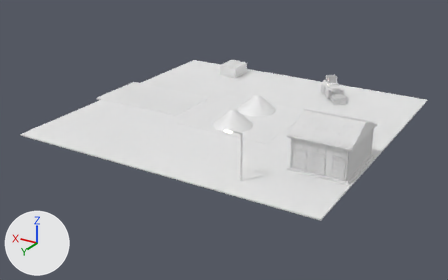
One commit to the FBX model Assets/Art/KayseriIsland/Models/Diamond/Phase1/Depot_P1.fbx: the scene before it, then after it.
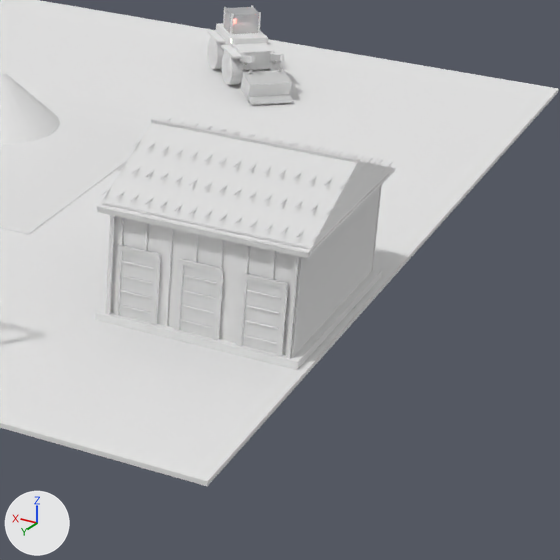
Old and new are each drawn whole from a 50 mm camera at (-208.8, 124.8, 67.3) aimed at (-136.9, 5.1, 7.4) and again close up on the part from 58% to 96% of the width and 26% to 87% of the height. Arrows for +X, +Y and +Z are at lower left; the lights stay in place. The older version's two pictures come first. Where no turn or scale is listed for an object, it has been applied to the vertices.

Objects in the first close-up: 'Depot.Loader', 'Depot.Pile0', 'Depot.Shed1', 'Depot.Yard'.
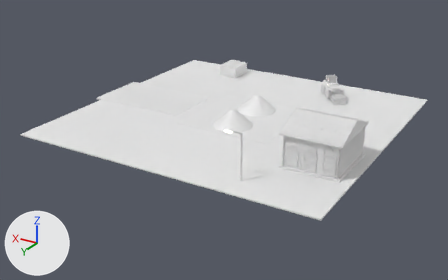
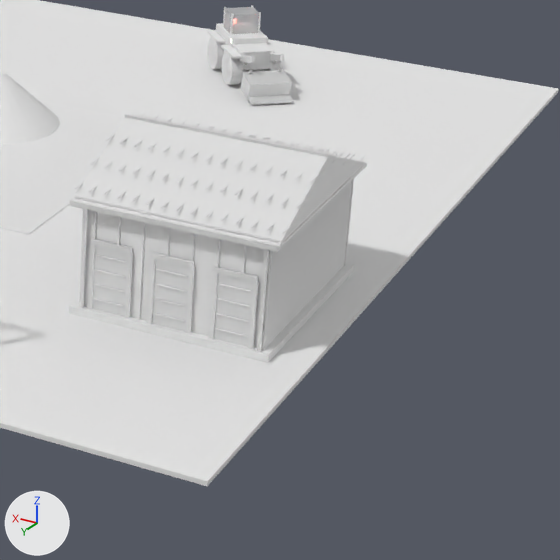
Location of each change, [x1, y1, x2, y2] in pixels of the close-ups (560 x 560 px):
'Depot.Shed1', moved: before [95, 118, 395, 370]; after [69, 113, 367, 363]

The edits, one by one:
Object 'Depot.Shed1' (ob_depot_shed1) moves from (-168.0, 14.0, 12.3) to (-166.19, 14.0, 12.3).
